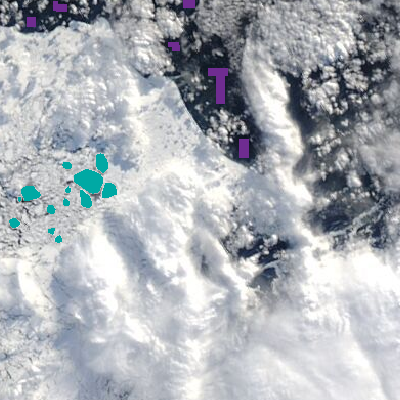
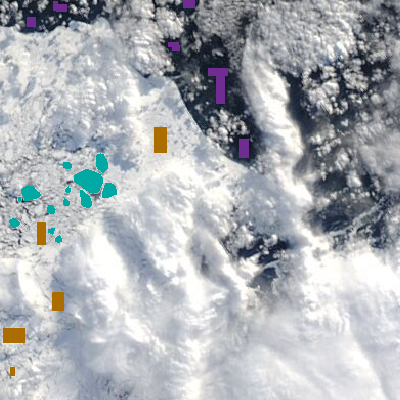
Comparing the layer stacks of the two 400x400 images. Changes:
added layer "ice samples" (2nd of 2) above "water" over bbox(3, 127, 167, 376)
